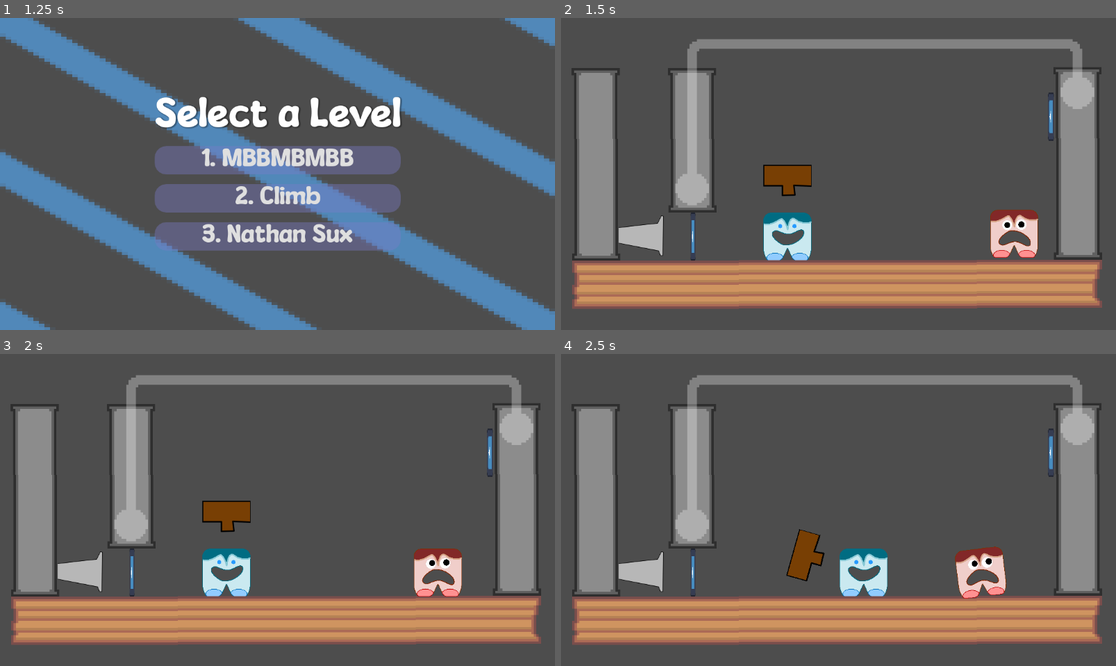
Above: before the commit, frames 1-4 (two rows, left to right).
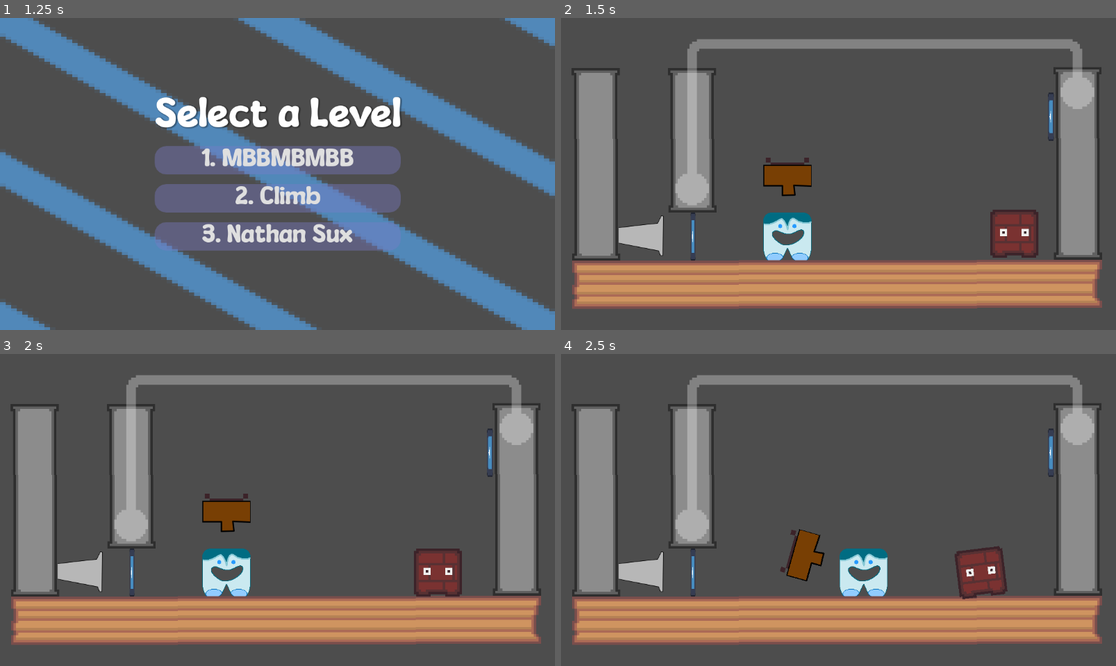
Above: after the commit, the same moments.

Repository: jkkivenko/james-gam-249
Game: Godot game, scene res://Scenes/Menu/main_menu.tscn
Two runs of this game, one before a commit and one after it. Both use one fixed random seed, a clock stepped at 60 frames per second and the inputs below. The engine's default icon, where the game draws it, is replaced by a stand-in: a white triangle on a blue panel in a dark square.
Inputs (mouse positions are in pixels of both pictures, inside the frame that each line leads up to):
- Up to frame 1 (1.25 s): click "Start Game" at 0.5 s
- Up to frame 2 (1.5 s): click "1. MBBMBMBB" at 1.25 s
- Up to frame 3 (2 s): no input
- Up to frame 4 (2.5 s): move the mouse to (960, 494) at 2.02 s; hold D (Move Right) from 2.03 s (still down); right-click (960, 494) at 2.1 s; click (960, 494) at 2.17 s

Frame 1 is identical in both runs. In frame 2, 1.3% of the frame differs, in the area x 36-86%, y 44-77%; in frame 3, 1.3%; in frame 4, 1.3%, in the area x 39-81%, y 56-79%.

Commit message:
Add art to guys:

Diff:
--- a/Scenes/attachment_point.tscn
+++ b/Scenes/attachment_point.tscn
@@ -1,13 +1,12 @@
 [gd_scene load_steps=3 format=3 uid="uid://b0x3aihndppp2"]
 
 [ext_resource type="Script" uid="uid://cmbhd6ulsenan" path="res://Scripts/attachment_point.gd" id="1_5g6it"]
-[ext_resource type="Texture2D" uid="uid://ew6g7bo37nd1" path="res://art/indicator.png" id="1_ehnt0"]
+[ext_resource type="Texture2D" uid="uid://ckmr3lv7rtqd0" path="res://art/attachmentpoint.png" id="2_5g6it"]
 
 [node name="AttachmentPoint" type="Node2D"]
 script = ExtResource("1_5g6it")
 
 [node name="Indicator" type="Sprite2D" parent="."]
-visible = false
-position = Vector2(0, -40)
-scale = Vector2(0.625, 0.625)
-texture = ExtResource("1_ehnt0")
+position = Vector2(0, -50)
+scale = Vector2(5, 5)
+texture = ExtResource("2_5g6it")
--- a/Scenes/enemy.tscn
+++ b/Scenes/enemy.tscn
@@ -2,7 +2,7 @@
 
 [ext_resource type="Script" uid="uid://cu5yompuo8gcb" path="res://Scripts/enemy.gd" id="1_287tu"]
 [ext_resource type="PackedScene" uid="uid://dafcgwkvmg08y" path="res://Scenes/block.tscn" id="2_0830c"]
-[ext_resource type="Texture2D" uid="uid://di8a0j646lffh" path="res://art/enemy_1.png" id="3_ghaa6"]
+[ext_resource type="Texture2D" uid="uid://b2y1iaa2xfe6h" path="res://art/brickguy.png" id="3_287tu"]
 [ext_resource type="PackedScene" uid="uid://bxdeq1ivh4mi3" path="res://Scenes/gügly_eyes.tscn" id="4_1dp5w"]
 
 [sub_resource type="PhysicsMaterial" id="PhysicsMaterial_e2o6t"]
@@ -25,13 +25,13 @@
 shape = SubResource("RectangleShape2D_287tu")
 
 [node name="Sprite2D" type="Sprite2D" parent="."]
-scale = Vector2(0.237, 0.237)
-texture = ExtResource("3_ghaa6")
+scale = Vector2(5, 5)
+texture = ExtResource("3_287tu")
 
 [node name="GüglyEyes" parent="Sprite2D" instance=ExtResource("4_1dp5w")]
-position = Vector2(63.38, -81.18)
-scale = Vector2(0.917, 0.917)
+position = Vector2(4.5, -0.5)
+scale = Vector2(0.2, 0.2)
 
 [node name="GüglyEyes2" parent="Sprite2D" instance=ExtResource("4_1dp5w")]
-position = Vector2(-60.59, -76.705)
-scale = Vector2(0.857, 0.857)
+position = Vector2(-4.5, -0.5)
+scale = Vector2(0.2, 0.2)
--- a/Scenes/enemy_spike.tscn
+++ b/Scenes/enemy_spike.tscn
@@ -1,8 +1,8 @@
 [gd_scene load_steps=7 format=3 uid="uid://0e7po7lhbsnh"]
 
 [ext_resource type="Script" uid="uid://cu5yompuo8gcb" path="res://Scripts/enemy.gd" id="1_kiquk"]
-[ext_resource type="PackedScene" path="res://Scenes/spike.tscn" id="2_kiquk"]
-[ext_resource type="Texture2D" uid="uid://dlq0tases6osy" path="res://art/trigle.png" id="3_kiquk"]
+[ext_resource type="PackedScene" uid="uid://bgt2k213q2327" path="res://Scenes/spike.tscn" id="2_kiquk"]
+[ext_resource type="Texture2D" uid="uid://be4ljjprhsvhd" path="res://art/screwguy.png" id="3_kiquk"]
 [ext_resource type="PackedScene" uid="uid://bxdeq1ivh4mi3" path="res://Scenes/gügly_eyes.tscn" id="4_1odf5"]
 
 [sub_resource type="PhysicsMaterial" id="PhysicsMaterial_e2o6t"]
@@ -25,12 +25,13 @@
 shape = SubResource("RectangleShape2D_287tu")
 
 [node name="Sprite2D" type="Sprite2D" parent="."]
+scale = Vector2(5, 5)
 texture = ExtResource("3_kiquk")
 
 [node name="GüglyEyes" parent="Sprite2D" instance=ExtResource("4_1odf5")]
-position = Vector2(15, 12)
-scale = Vector2(0.159187, 0.159187)
+position = Vector2(0.5, 6.5)
+scale = Vector2(0.2, 0.2)
 
 [node name="GüglyEyes2" parent="Sprite2D" instance=ExtResource("4_1odf5")]
-position = Vector2(-15, 12)
-scale = Vector2(0.193643, 0.193643)
+position = Vector2(6.5, 6.5)
+scale = Vector2(0.2, 0.2)
--- a/Scenes/gügly_eyes.tscn
+++ b/Scenes/gügly_eyes.tscn
@@ -1,15 +1,15 @@
 [gd_scene load_steps=4 format=3 uid="uid://bxdeq1ivh4mi3"]
 
-[ext_resource type="Texture2D" uid="uid://bcv742fmsgq2t" path="res://art/white_circle.png" id="1_56uot"]
-[ext_resource type="Texture2D" uid="uid://cbk0kksik1yxn" path="res://art/circle.png" id="1_ajje1"]
-[ext_resource type="Script" uid="uid://cul5dgpyalj6" path="res://Scripts/gügly_eye_controller.gd" id="2_ryapi"]
+[ext_resource type="Texture2D" uid="uid://d2bgq5i1mbgin" path="res://art/eye.png" id="1_ryapi"]
+[ext_resource type="Script" path="res://Scripts/gügly_eye_controller.gd" id="2_ryapi"]
+[ext_resource type="Texture2D" uid="uid://nuteie0bk26p" path="res://art/pupil.png" id="3_dlvpj"]
 
 [node name="GüglyEyes" type="Node2D"]
 
 [node name="Sprite2D" type="Sprite2D" parent="."]
-texture = ExtResource("1_56uot")
+scale = Vector2(5, 5)
+texture = ExtResource("1_ryapi")
 script = ExtResource("2_ryapi")
 
 [node name="Sprite2D" type="Sprite2D" parent="Sprite2D"]
-scale = Vector2(0.6, 0.6)
-texture = ExtResource("1_ajje1")
+texture = ExtResource("3_dlvpj")
--- a/Scenes/spike.tscn
+++ b/Scenes/spike.tscn
@@ -1,27 +1,22 @@
-[gd_scene load_steps=6 format=3 uid="uid://bgt2k213q2327"]
+[gd_scene load_steps=5 format=3 uid="uid://bgt2k213q2327"]
 
 [ext_resource type="Script" uid="uid://t3j8047r2pwx" path="res://Scripts/hammer_component.gd" id="1_2mnih"]
-[ext_resource type="Texture2D" uid="uid://vsh53w0kddj4" path="res://icon.svg" id="2_fhxds"]
+[ext_resource type="Texture2D" uid="uid://be4ljjprhsvhd" path="res://art/screwguy.png" id="3_2mnih"]
 [ext_resource type="PackedScene" uid="uid://b0x3aihndppp2" path="res://Scenes/attachment_point.tscn" id="3_khj5f"]
-[ext_resource type="Texture2D" uid="uid://dlq0tases6osy" path="res://art/trigle.png" id="4_fhxds"]
 
 [sub_resource type="ConvexPolygonShape2D" id="ConvexPolygonShape2D_fhxds"]
-points = PackedVector2Array(0, -73, 50, -12, 50, 12, -50, 12, -50, -12)
+points = PackedVector2Array(0, -88, 50, -12, 50, 12, -50, 12, -50, -12)
 
 [node name="Spike" type="CollisionShape2D"]
 shape = SubResource("ConvexPolygonShape2D_fhxds")
 script = ExtResource("1_2mnih")
 is_spiky = true
 
-[node name="Sprite2D" type="Sprite2D" parent="."]
-scale = Vector2(0.784, 0.1953)
-texture = ExtResource("2_fhxds")
-
 [node name="Bottom" parent="." instance=ExtResource("3_khj5f")]
 position = Vector2(0, 12)
 rotation = -3.14159
 
-[node name="Sprite2D2" type="Sprite2D" parent="."]
-position = Vector2(0, -42)
-scale = Vector2(0.4775, 0.742)
-texture = ExtResource("4_fhxds")
+[node name="Sprite2D" type="Sprite2D" parent="."]
+position = Vector2(0, -38)
+scale = Vector2(5, 5)
+texture = ExtResource("3_2mnih")
--- a/Scenes/spring.tscn
+++ b/Scenes/spring.tscn
@@ -26,6 +26,14 @@
 position = Vector2(0, 50)
 rotation = -3.14159
 
+[node name="Left" parent="." instance=ExtResource("3_42hq0")]
+position = Vector2(-50, 0)
+rotation = -1.57079
+
+[node name="Right" parent="." instance=ExtResource("3_42hq0")]
+position = Vector2(50, 0)
+rotation = 1.57079
+
 [node name="SpringDetectionArea" type="Area2D" parent="."]
 collision_layer = 0
 collision_mask = 5
Binary file added: art/attachmentpoint.png
Not shown, added: art/attachmentpoint.png.import
Binary file added: art/eye.png
Not shown, added: art/eye.png.import
Binary file added: art/pupil.png
Not shown, added: art/pupil.png.import
